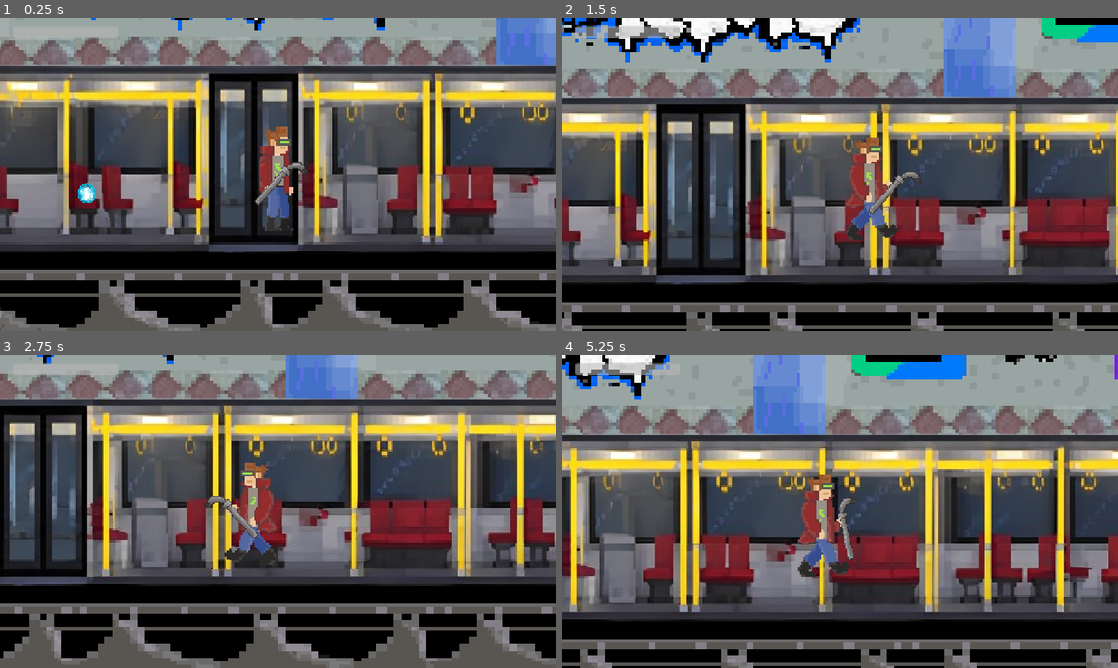
Above: before the commit, frames 1-4 (two rows, left to right).
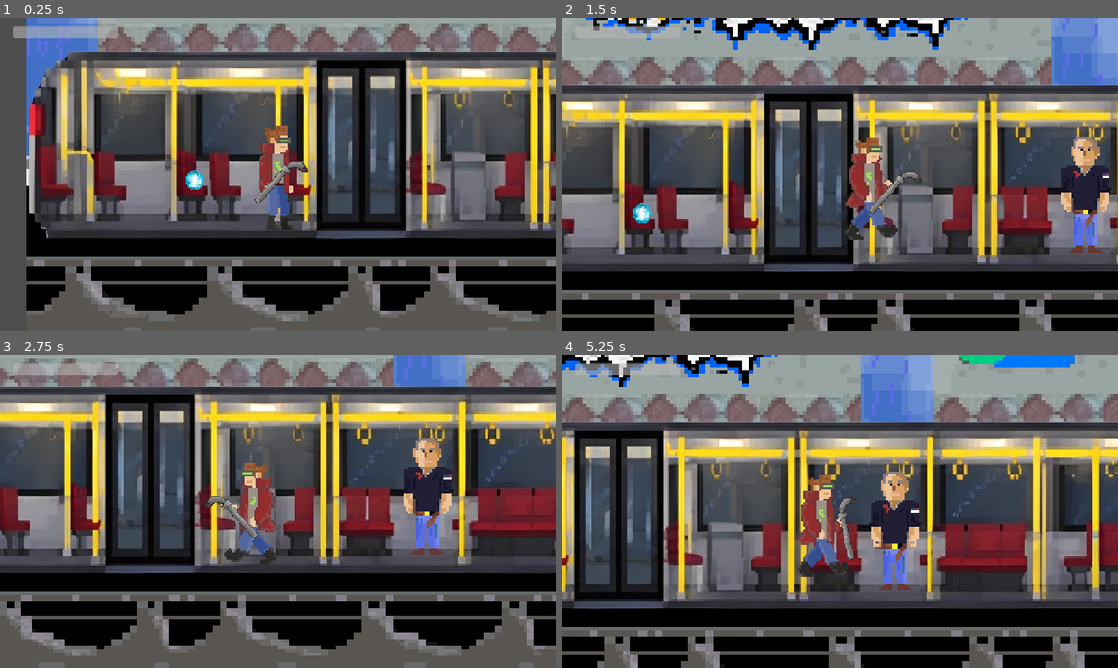
Above: after the commit, the same moments.

Repository: NetoCZ/Metro
Game: Godot game, scene res://Scenes/metro_main.tscn
Two runs of this game, one before a commit and one after it. Both use one fixed random seed, a clock stepped at 60 frames per second and the inputs below.
Inputs:
- Up to frame 1 (0.25 s): no input
- Up to frame 2 (1.5 s): hold F (attack) 0.53-1.28 s; hold D (move_right) from 0.53 s (still down); tap Space (move_jump) at 0.77 s; tap E at 1.35 s
- Up to frame 3 (2.75 s): tap Space (move_jump) at 1.52 s; release D (move_right) at 2.03 s; hold A (move_left) from 2.03 s (still down); hold F (attack) from 2.03 s (still down)
- Up to frame 4 (5.25 s): release A (move_left) at 2.78 s; release F (attack) at 2.78 s; hold D (move_right) 2.78-4.28 s; tap E at 2.85, 4.35 s; tap Space (move_jump) at 3.02, 3.77, 4.52 s; hold F (attack) 3.53-4.28 s; hold A (move_left) 4.28-5.03 s; hold D (move_right) from 5.03 s (still down); hold F (attack) from 5.03 s (still down)

The runs differ from the first frame. In frame 1, 72% of the frame differs, in the area x 0-100%, y 0-100%; in frame 2, 73%; in frame 3, 70%; in frame 4, 73%.

Commit message:
dej to sem honziku

Diff:
--- a/Scenes/Shop.tscn
+++ b/Scenes/Shop.tscn
@@ -6,6 +6,8 @@
 [ext_resource type="Texture2D" uid="uid://vapg6ku75cyr" path="res://Assets/normal_obchodnik_0002.png" id="4_e5ji4"]
 [ext_resource type="Texture2D" uid="uid://dxh2t5k0inkqo" path="res://Assets/bublina_interac.png" id="5_e5ji4"]
 [ext_resource type="Script" uid="uid://4clny5677ppk" path="res://Scenes/proxcheck.gd" id="5_wndna"]
+[ext_resource type="Texture2D" uid="uid://c16rdlh03u2ii" path="res://Assets/buySprite.png" id="6_wndna"]
+[ext_resource type="Script" uid="uid://ca5515pmat1ck" path="res://Scenes/scriptLib/E_sceneChange.tscn.gd" id="8_2aaoe"]
 
 [sub_resource type="RectangleShape2D" id="RectangleShape2D_tvscu"]
 size = Vector2(1101, 8.139187)
@@ -30,7 +32,14 @@
 [sub_resource type="RectangleShape2D" id="RectangleShape2D_0stwt"]
 size = Vector2(18, 124.5)
 
+[sub_resource type="CircleShape2D" id="CircleShape2D_ckylj"]
+radius = 62.514
+
+[sub_resource type="RectangleShape2D" id="RectangleShape2D_ct2yw"]
+size = Vector2(110, 215)
+
 [node name="Shop" type="Node2D" unique_id=1731616093]
+position = Vector2(117, -9)
 
 [node name="Obchod" type="Sprite2D" parent="." unique_id=1945630043]
 position = Vector2(145, -113)
@@ -64,7 +73,7 @@
 sprite_frames = SubResource("SpriteFrames_renrx")
 animation = &"idle"
 autoplay = "idle"
-frame_progress = 0.9723778
+frame_progress = 0.57572365
 
 [node name="buyOption" type="Area2D" parent="." unique_id=1860158669]
 position = Vector2(168, -127)
@@ -76,4 +85,50 @@
 
 [node name="Popup" type="Sprite2D" parent="buyOption" unique_id=613493896]
 position = Vector2(50, 110)
+texture = ExtResource("6_wndna")
+
+[node name="buyOption2" type="Area2D" parent="." unique_id=1151913606]
+position = Vector2(284, -126)
+script = ExtResource("5_wndna")
+
+[node name="CollisionShape2D" type="CollisionShape2D" parent="buyOption2" unique_id=486499498]
+position = Vector2(-2.5, 159.75)
+shape = SubResource("RectangleShape2D_0stwt")
+
+[node name="Popup" type="Sprite2D" parent="buyOption2" unique_id=193845714]
+position = Vector2(50, 110)
+texture = ExtResource("6_wndna")
+
+[node name="buyOption3" type="Area2D" parent="." unique_id=1696633655]
+position = Vector2(393, -128)
+script = ExtResource("5_wndna")
+
+[node name="CollisionShape2D" type="CollisionShape2D" parent="buyOption3" unique_id=440037296]
+position = Vector2(-2.5, 159.75)
+shape = SubResource("RectangleShape2D_0stwt")
+
+[node name="Popup" type="Sprite2D" parent="buyOption3" unique_id=429089125]
+position = Vector2(50, 110)
+texture = ExtResource("6_wndna")
+
+[node name="proxcheck" type="Area2D" parent="." unique_id=765324510]
+position = Vector2(-100, 0)
+script = ExtResource("5_wndna")
+
+[node name="CollisionShape2D" type="CollisionShape2D" parent="proxcheck" unique_id=806766303]
+position = Vector2(103, -13)
+shape = SubResource("CircleShape2D_ckylj")
+
+[node name="Popup" type="Sprite2D" parent="proxcheck" unique_id=1310377937]
+position = Vector2(181, -78)
+scale = Vector2(1.46, 1.6)
 texture = ExtResource("5_e5ji4")
+
+[node name="backMain" type="Area2D" parent="." unique_id=166259503]
+position = Vector2(2, -510)
+script = ExtResource("8_2aaoe")
+next_scene = "uid://b7gaq4pasrate"
+
+[node name="CollisionShape2D" type="CollisionShape2D" parent="backMain" unique_id=1701480821 groups=["player"]]
+position = Vector2(1, 488.5)
+shape = SubResource("RectangleShape2D_ct2yw")
--- a/Scenes/metro_main.tscn
+++ b/Scenes/metro_main.tscn
@@ -8,9 +8,11 @@
 [ext_resource type="Texture2D" uid="uid://ot3mxxnl5a8b" path="res://Assets/ORBULTIMATNI.png" id="6_ua22h"]
 [ext_resource type="Script" uid="uid://4clny5677ppk" path="res://Scenes/proxcheck.gd" id="7_ua22h"]
 [ext_resource type="Texture2D" uid="uid://dxh2t5k0inkqo" path="res://Assets/bublina_interac.png" id="8_3jqe1"]
+[ext_resource type="Texture2D" uid="uid://b8k1grji6n3vu" path="res://Assets/mull1.png" id="9_y5s03"]
+[ext_resource type="Texture2D" uid="uid://dadxha13xfyod" path="res://Assets/mull2.png" id="10_18qhk"]
 
 [sub_resource type="RectangleShape2D" id="RectangleShape2D_tvscu"]
-size = Vector2(2399.5, 18)
+size = Vector2(2399.5, 11)
 
 [sub_resource type="RectangleShape2D" id="RectangleShape2D_renrx"]
 size = Vector2(16, 897)
@@ -27,7 +29,22 @@
 [sub_resource type="CircleShape2D" id="CircleShape2D_renrx"]
 radius = 61.03278
 
+[sub_resource type="SpriteFrames" id="SpriteFrames_tvscu"]
+animations = [{
+"frames": [{
+"duration": 1.0,
+"texture": ExtResource("9_y5s03")
+}, {
+"duration": 1.0,
+"texture": ExtResource("10_18qhk")
+}],
+"loop": 1,
+"name": &"default",
+"speed": 5.0
+}]
+
 [node name="metroMain" type="Node2D" unique_id=927188760]
+position = Vector2(191, -25)
 
 [node name="Finalniuvodnistanice" type="Sprite2D" parent="." unique_id=1325713520]
 position = Vector2(640.49994, -189.50002)
@@ -43,7 +60,7 @@
 position = Vector2(66.99988, -577)
 
 [node name="Ground" type="CollisionShape2D" parent="Hitboxes" unique_id=1373720599]
-position = Vector2(519.75006, 693)
+position = Vector2(519.75006, 710.5)
 shape = SubResource("RectangleShape2D_tvscu")
 
 [node name="WallBack" type="CollisionShape2D" parent="Hitboxes" unique_id=1446776004]
@@ -106,3 +123,13 @@
 position = Vector2(34, 128)
 scale = Vector2(1.46, 1.6)
 texture = ExtResource("8_3jqe1")
+
+[node name="Questgiver" type="Area2D" parent="." unique_id=1448186379]
+position = Vector2(455, -849)
+
+[node name="AnimatedSprite2D" type="AnimatedSprite2D" parent="Questgiver" unique_id=674685434]
+position = Vector2(-10.249987, 859.4375)
+scale = Vector2(4.204546, 4.303571)
+sprite_frames = SubResource("SpriteFrames_tvscu")
+autoplay = "default"
+frame_progress = 0.9732648
Binary file added: Assets/buySprite.png
Not shown, added: Assets/buySprite.png.import
Binary file added: Assets/mull1.png
Not shown, added: Assets/mull1.png.import
Binary file added: Assets/mull2.png
Not shown, added: Assets/mull2.png.import
